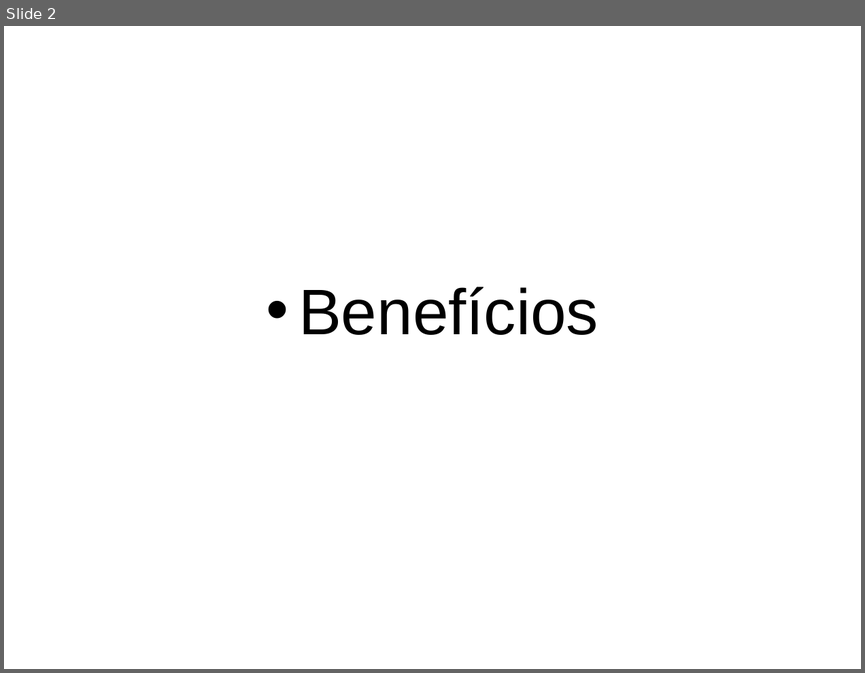
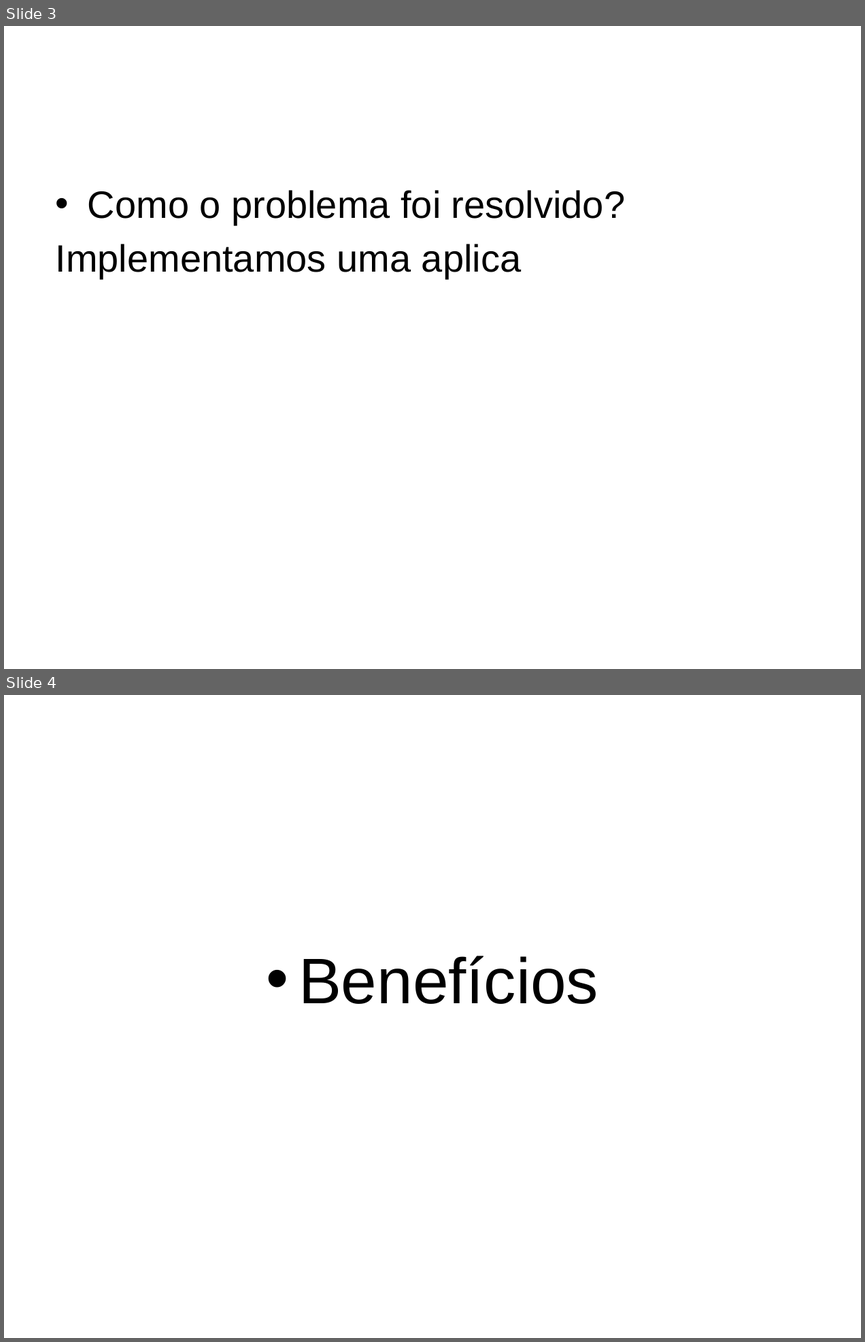
Before and after one commit to douglas-oliveira/Limpai, a slide deck: Docs/Projeto de software apresentação.pptx. Shown one above the other, each under a label of ours: slide 2 before the commit, slides 3 and 4 after it. The pictures are 865x673 and 865x1342 pixels, drawn with LibreOffice and Linux fonts; fonts in the diff are those of the drawing; background and template pictures are left out. Boxes give left, top, right and bottom in pixels: in the first picture for what was removed or moved away, otherwise in the second. Text is boxed around its words. In the diff, an @@ line names an element or a change of style, - is before the commit and + after.

```diff
--- a/Docs/Projeto de software apresentação.pptx
+++ b/Docs/Projeto de software apresentação.pptx
@@ slide 3 added at bbox=[4, 26, 861, 669], background picture (left out) @@
@@ text added at bbox=[56, 190, 625, 279], 32 pt, text #000000 @@
+• Como o problema foi resolvido?
+Implementamos uma aplica
@@ what was slide 2 is now slide 4 @@
```
Also in this commit, not shown: 1 slide changed, 1 other slide added.
